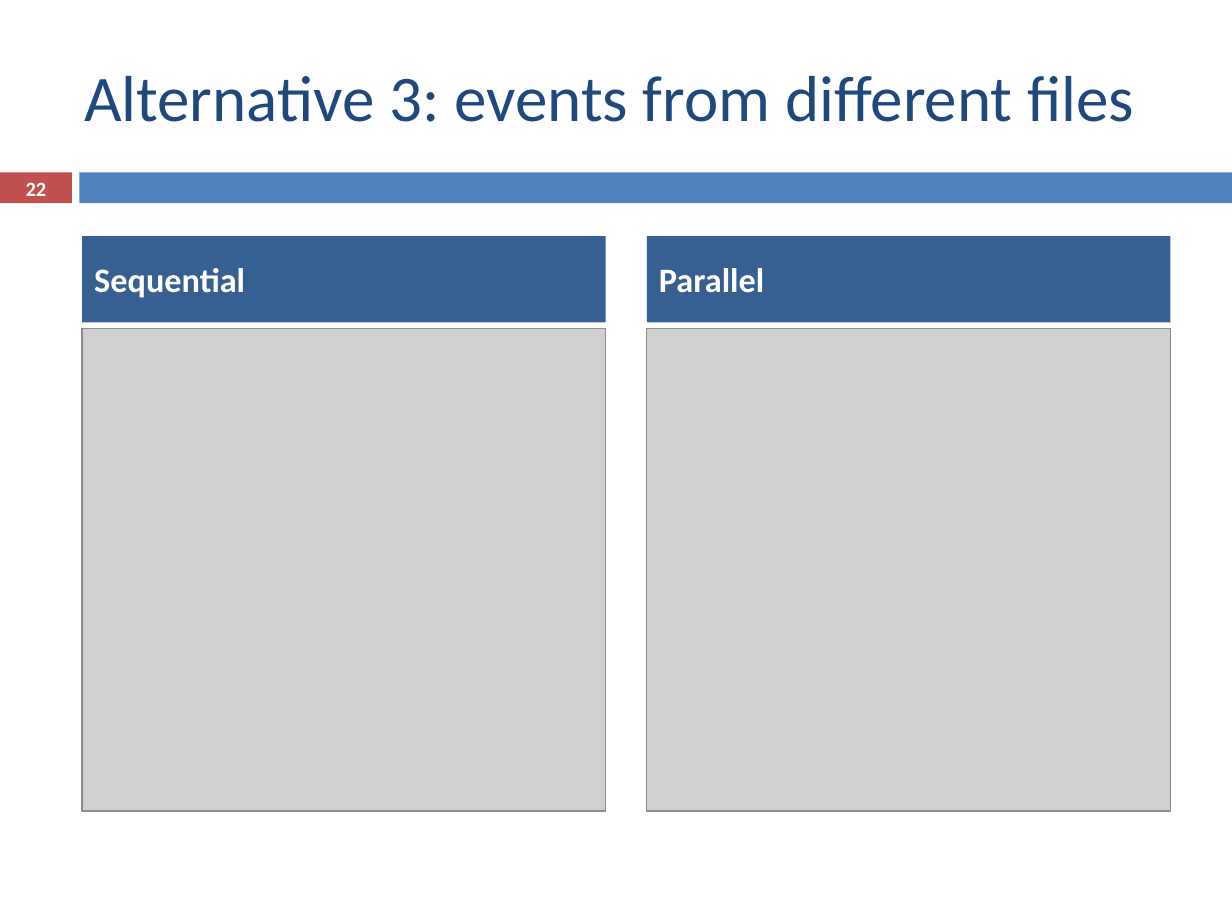
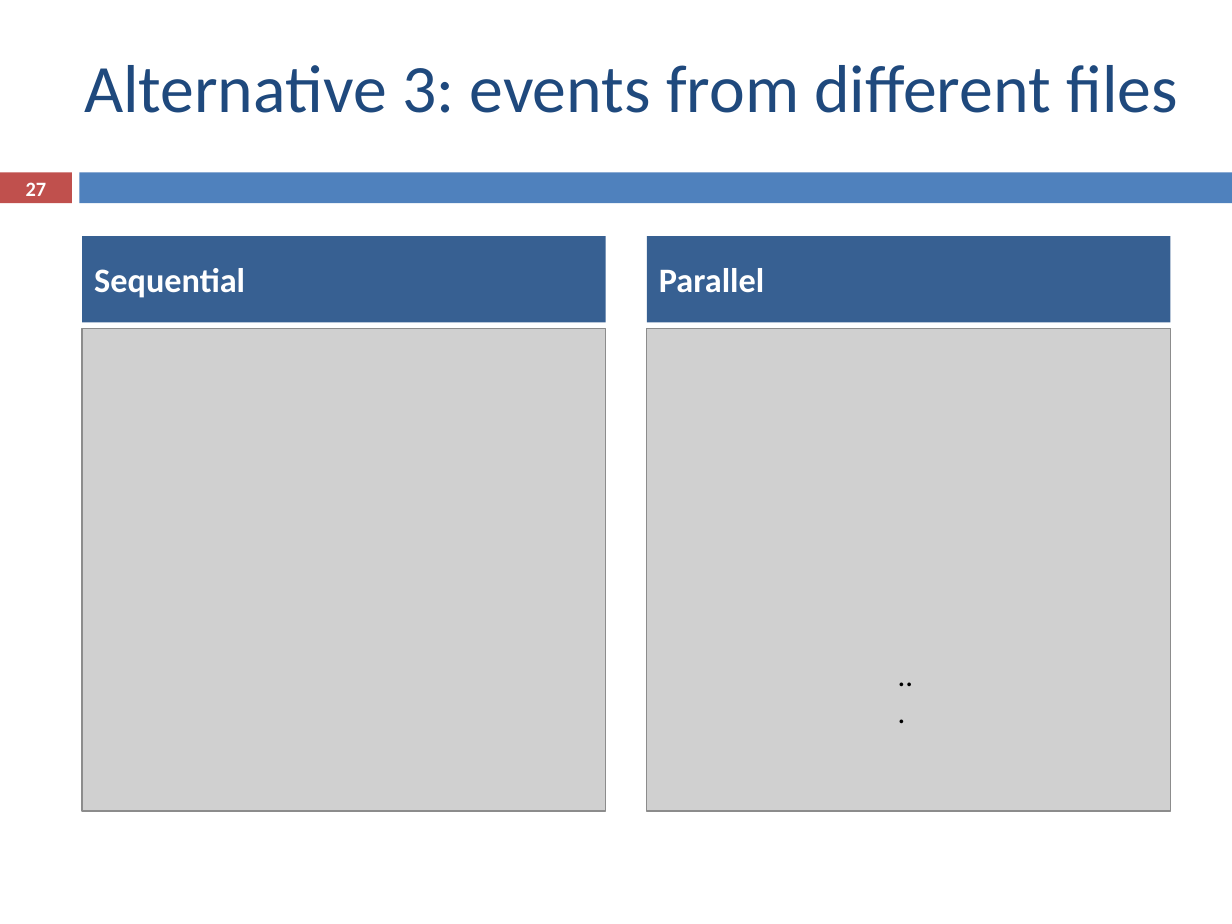
Before and after one commit to ampereira/mscthesis-liptool, a slide deck: slide 27 of doc/partial presentation/partial_presentation.pptx (slide 22 before the commit). Drawn at 1232x924 pixels with LibreOffice and Linux fonts; fonts in the diff are those of the drawing; grey boxes stand for pictures. Boxes give left, top, right and bottom in pixels: in the first picture for what was removed or moved away, otherwise in the second. Text is boxed around its words. In the diff, an @@ line names an element or a change of style, - is before the commit and + after.

```diff
--- a/doc/partial presentation/partial_presentation.pptx
+++ b/doc/partial presentation/partial_presentation.pptx
@@ title "Alternative 3: events from different ..." at <box>84,65,1178,113</box>: size 38 to 39.6 pt; line spacing 1 to 0.7 @@
@@ page number at <box>26,182,47,196</box>: text changed @@
-22
+27
@@ text added at <box>886,649,931,699</box>, 18 pt, text #000000 @@
+...
```
Also in this commit, not shown: 18 other slides changed, 11 slides added, 4 slides removed, 20 other files.
